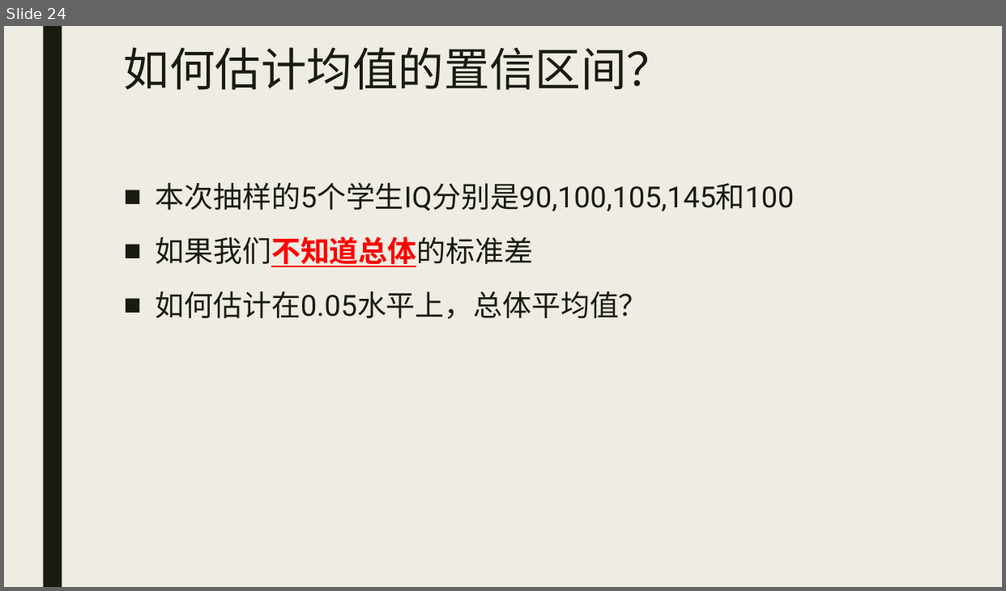
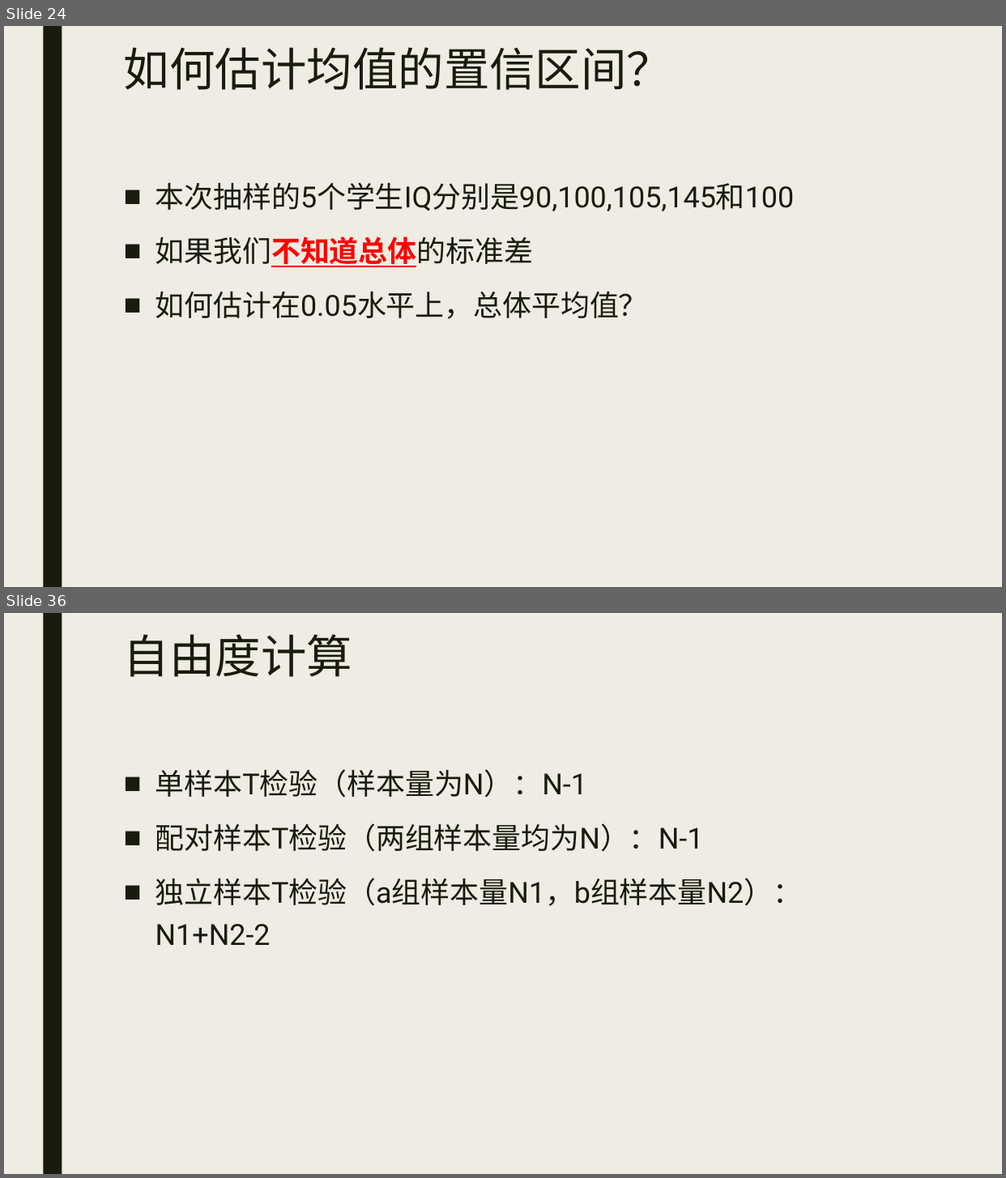
Before and after one commit to beneon/medstat, a slide deck: lect-2/lect-2.pptx. Shown one above the other, each under a label of ours: slide 24 before the commit, slides 24 and 36 after it; the slides between them are not shown. The pictures are 1006x591 and 1006x1178 pixels, drawn with LibreOffice and Linux fonts; fonts in the diff are those of the drawing. Boxes give left, top, right and bottom in pixels: in the first picture for what was removed or moved away, otherwise in the second. Text is boxed around its words. In the diff, an @@ line names an element or a change of style, - is before the commit and + after.

```diff
--- a/lect-2/lect-2.pptx
+++ b/lect-2/lect-2.pptx
@@ slide 36 added at [4, 613, 1002, 1174], background #EFEDE3; not listed: 1 template element that a slide beside it also shows @@
@@ title added at [124, 634, 352, 677], 44 pt, text #191B0E @@
+自由度计算
@@ text added at [155, 769, 802, 945], 28 pt, text #191B0E @@
+■ 单样本T检验（样本量为N）：N-1
+■ 配对样本T检验（两组样本量均为N）：N-1
+■ 独立样本T检验（a组样本量N1，b组样本量N2）：
+  N1+N2-2
```
Also in this commit, not shown: 12 other slides added, 3 other files.
